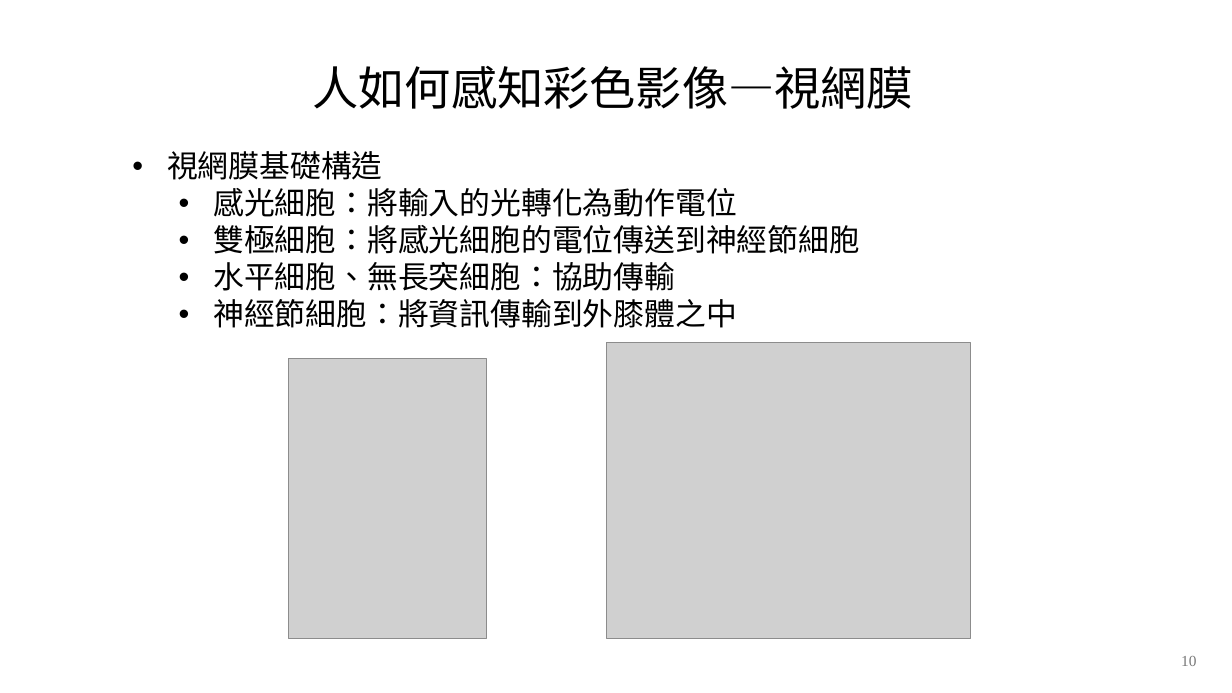
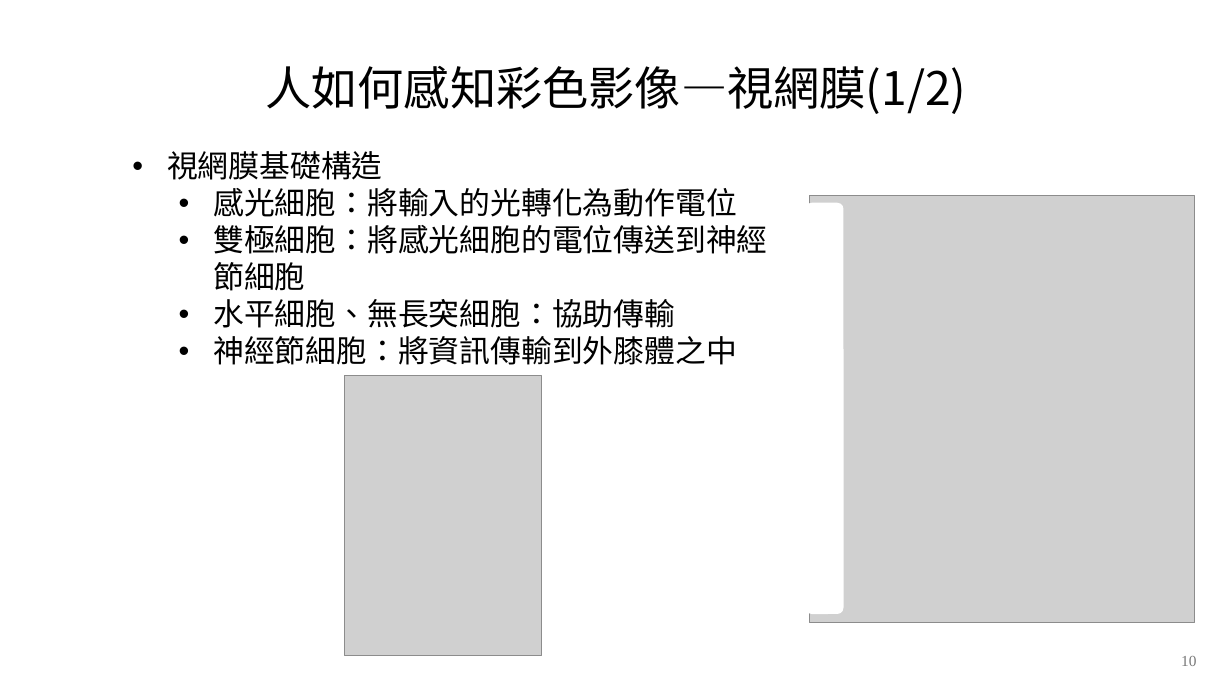
Before and after one commit to Cobra30621/RGB_SFM_V2, a slide deck: slide 10 of 文件/ppt/簡報.pptx. Drawn at 1232x693 pixels with LibreOffice and Linux fonts; fonts in the diff are those of the drawing; grey boxes stand for pictures; background and template pictures are left out. Boxes give left, top, right and bottom in pixels: in the first picture for what was removed or moved away, otherwise in the second. Text is boxed around its words. In the diff, an @@ line names an element or a change of style, - is before the commit and + after.

```diff
--- a/文件/ppt/簡報.pptx
+++ b/文件/ppt/簡報.pptx
@@ text at (265, 66, 966, 114): text changed @@
-人如何感知彩色影像—視網膜
+人如何感知彩色影像—視網膜(1/2)
@@ text "視網膜基礎構造" rewrapped from (167, 151, 860, 328) to (167, 151, 767, 365) @@
@@ rounded rectangle added at (806, 202, 844, 614), fill #FFFFFF @@
@@ picture: place and size @@
-picture at (606, 343, 970, 639)
+picture at (810, 195, 1195, 623)
@@ picture: place and size @@
-picture at (289, 359, 487, 639)
+picture at (344, 376, 542, 656)
```
Also in this commit, not shown: 3 other slides changed, 2 slides added, 2 slides removed, 5 other files.
